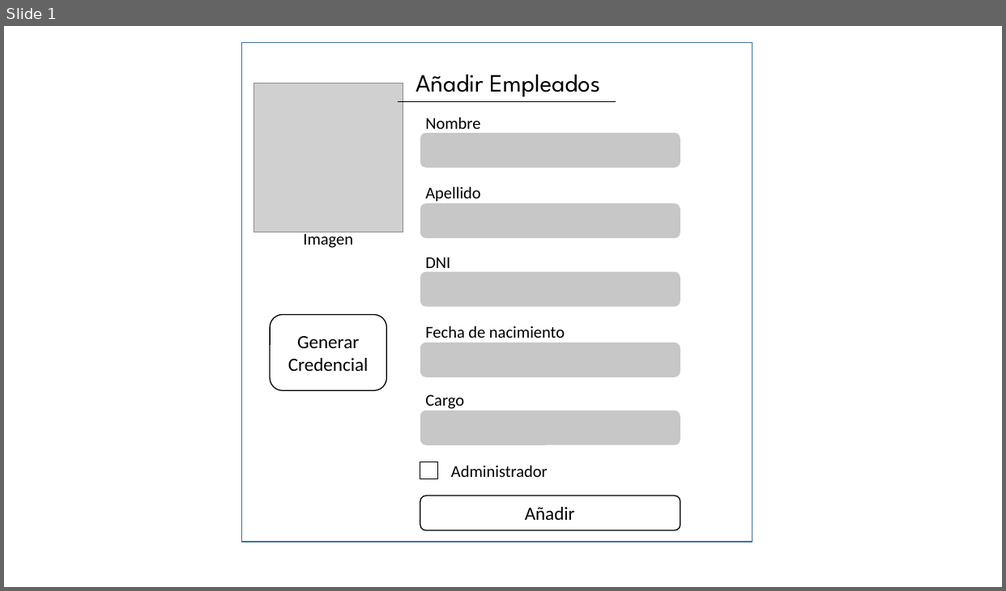
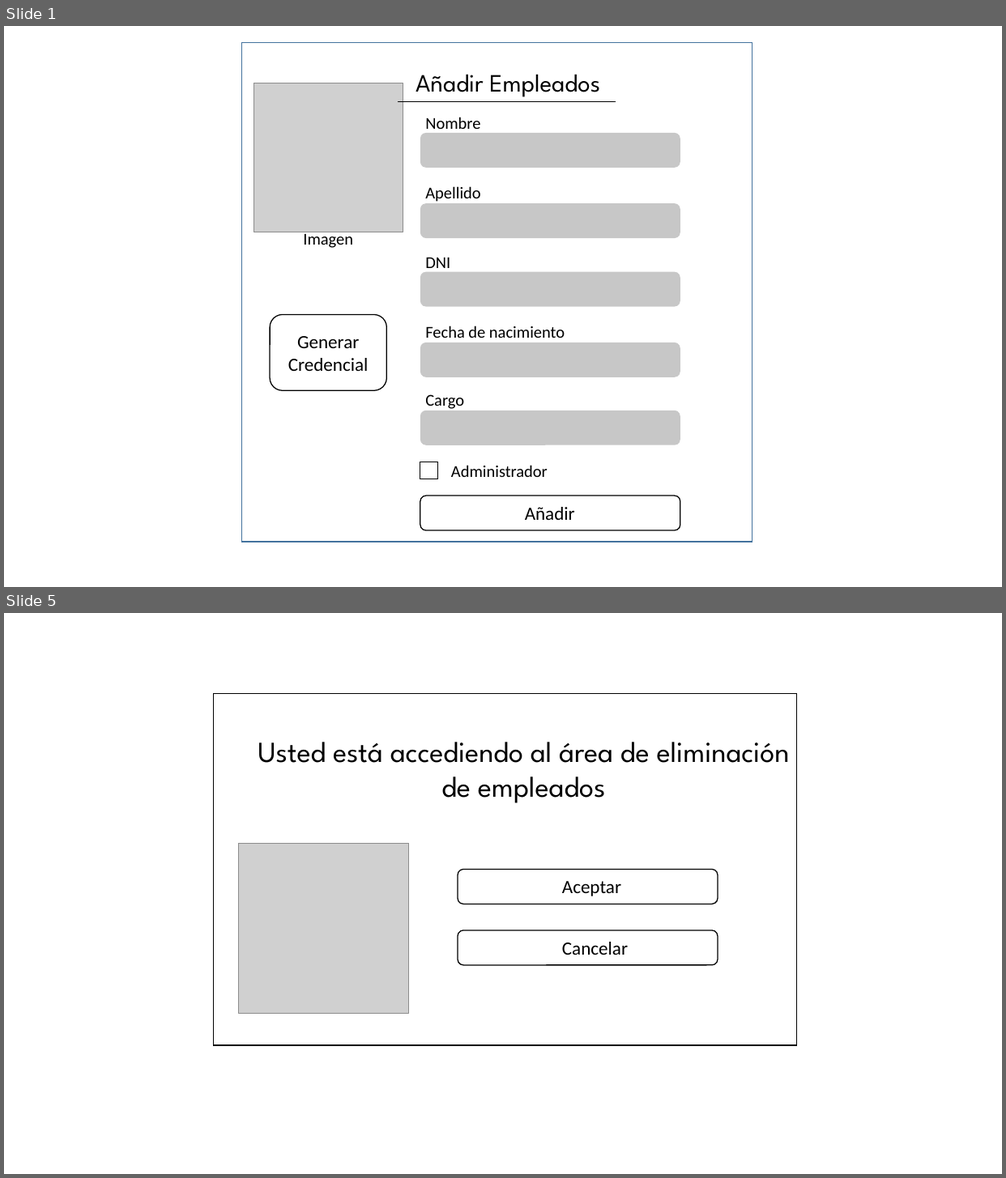
Before and after one commit to Pablo-22/UTN-App, a slide deck: MAQUETA.pptx. Shown one above the other, each under a label of ours: slide 1 before the commit, slides 1 and 5 after it; the slides between them are not shown. The pictures are 1006x591 and 1006x1178 pixels, drawn with LibreOffice and Linux fonts; fonts in the diff are those of the drawing; grey boxes stand for pictures. Boxes give left, top, right and bottom in pixels: in the first picture for what was removed or moved away, otherwise in the second. Text is boxed around its words. In the diff, an @@ line names an element or a change of style, - is before the commit and + after.

```diff
--- a/MAQUETA.pptx
+++ b/MAQUETA.pptx
@@ slide 5 added at [4,613,1002,1174], background #FFFFFF @@
@@ group added at [213,694,797,1046]: 3 texts, 2 rounded rectangles, 1 picture, 1 rectangle @@
+Usted está accediendo al área de eliminación de empleados
+Aceptar
+Cancelar
```
Also in this commit, not shown: 1 other slide added, 2 slides removed.
